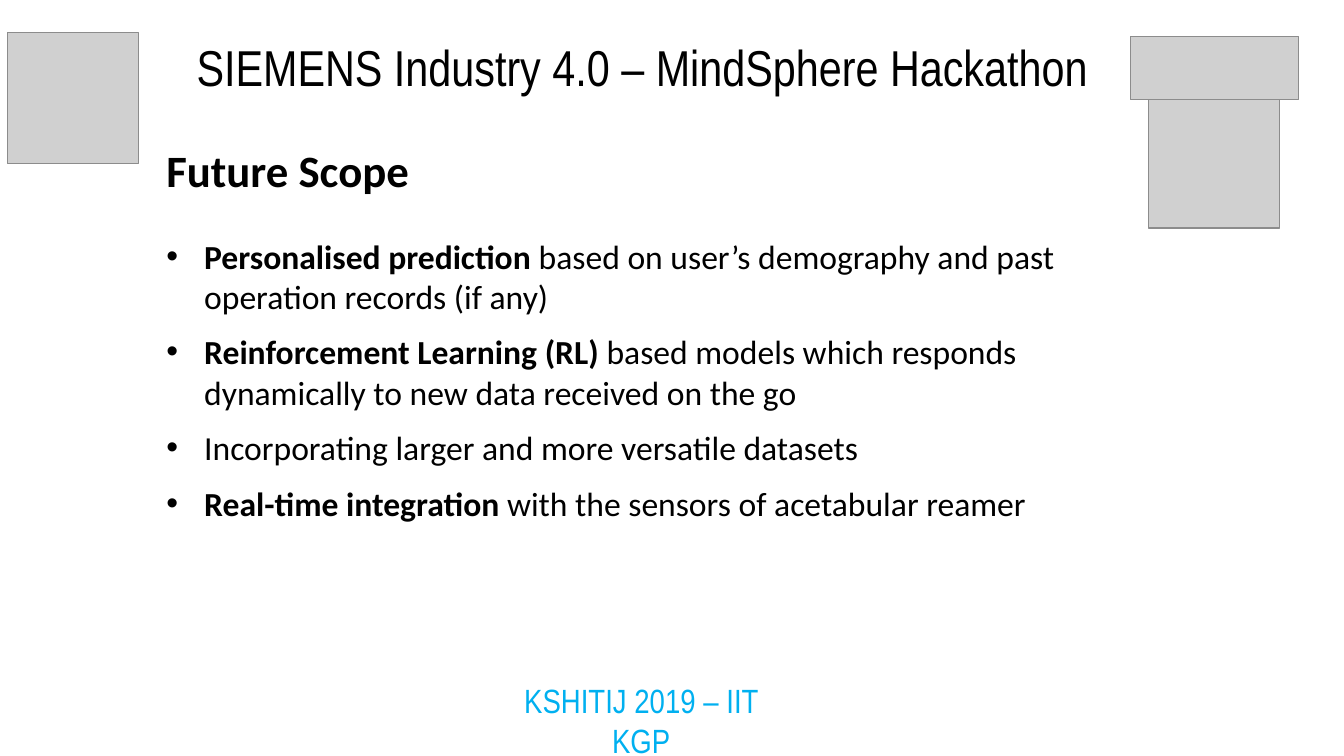
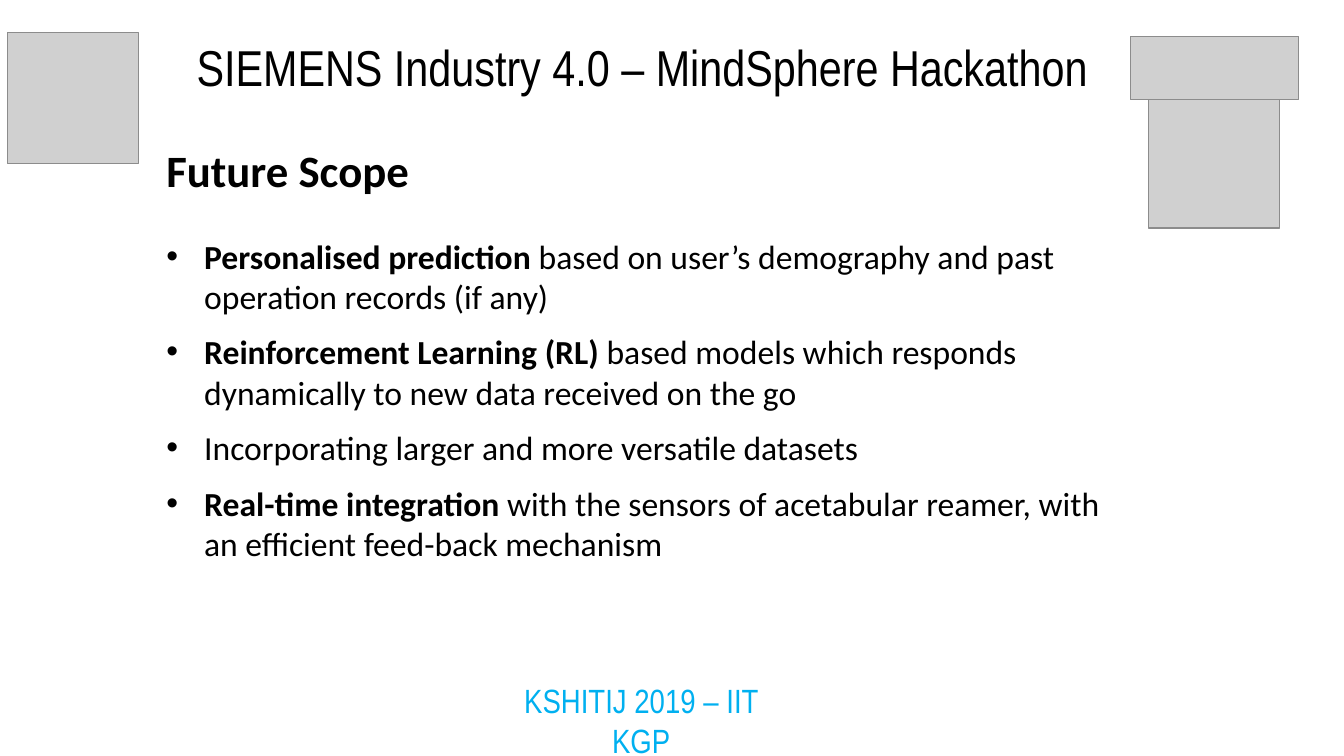
Before and after one commit to theartist007/harneas, a slide deck: slide 8 of Mindsphere-Hackathon_NPCompete.pptx. Drawn at 1344x756 pixels with LibreOffice and Linux fonts; fonts in the diff are those of the drawing; grey boxes stand for pictures. Boxes give left, top, right and bottom in pixels: in the first picture for what was removed or moved away, otherwise in the second. Text is boxed around its words. In the diff, an @@ line names an element or a change of style, - is before the commit and + after.

Commit message:
Add FEEDBACK MECHANISM to future scope

```diff
--- a/Mindsphere-Hackathon_NPCompete.pptx
+++ b/Mindsphere-Hackathon_NPCompete.pptx
@@ text at box(204, 492, 1100, 557): text changed @@
-• Real-time integration with the sensors of acetabular reamer
+• Real-time integration with the sensors of acetabular reamer, with an efficient feed-back mechanism
```
